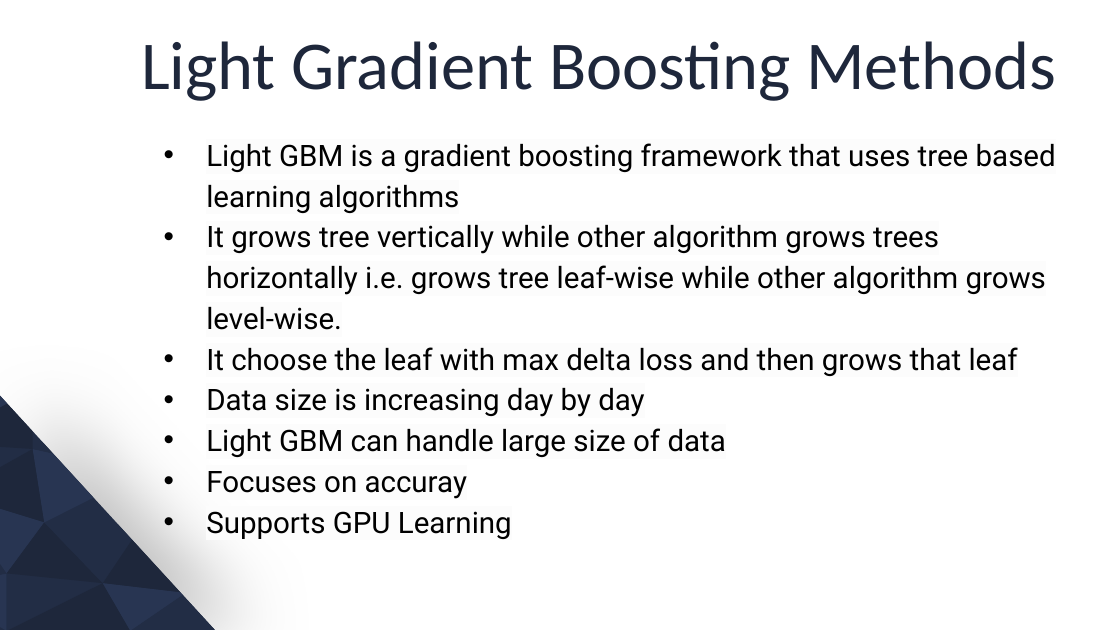
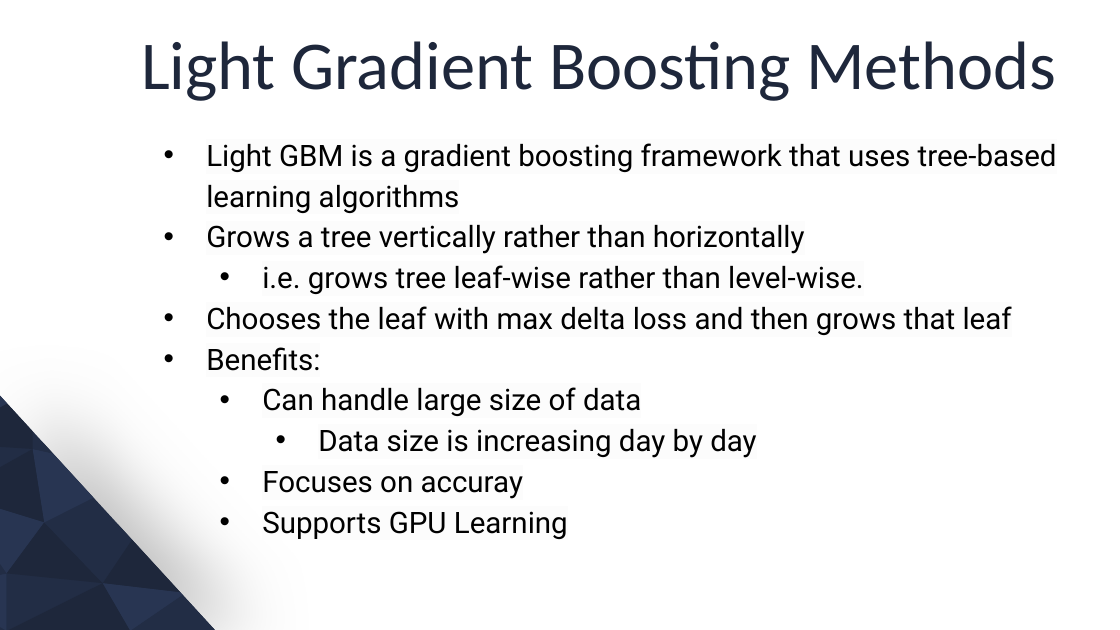
Before and after one commit to SnehalD14/Building-Energy-Prediction, a slide deck: slide 14 of Project Presentation.pptx (slide 13 before the commit). Drawn at 1120x630 pixels with LibreOffice and Linux fonts; fonts in the diff are those of the drawing; background and template pictures are left out. Boxes give left, top, right and bottom in pixels: in the first picture for what was removed or moved away, otherwise in the second. Text is boxed around its words. In the diff, an @@ line names an element or a change of style, - is before the commit and + after.

```diff
--- a/Project Presentation.pptx
+++ b/Project Presentation.pptx
@@ text at (x1=206, y1=143, x2=1057, y2=416): text changed @@
-• Light GBM is a gradient boosting framework that uses tree based learning algorithms
-• It grows tree vertically while other algorithm grows trees horizontally i.e. grows tree leaf-wise while other algorithm grows level-wise.
-• It choose the leaf with max delta loss and then grows that leaf
+• Light GBM is a gradient boosting framework that uses tree-based learning algorithms
+• Grows a tree vertically rather than horizontally
+  • i.e. grows tree leaf-wise rather than level-wise.
+• Chooses the leaf with max delta loss and then grows that leaf
+• Benefits:
+  • Can handle large size of data
@@ text at (x1=206, y1=428, x2=726, y2=457): paragraph removed @@
-• Light GBM can handle large size of data
@@ text at (x1=262, y1=429, x2=756, y2=539): list level 1 to 3 in "Data size is increasing day ..."; list level 1 to 2 in "Focuses on accuray"; list level 1 to 2 in "Supports GPU Learning" @@
```
Also in this commit, not shown: 8 other slides changed, 2 slides added.
